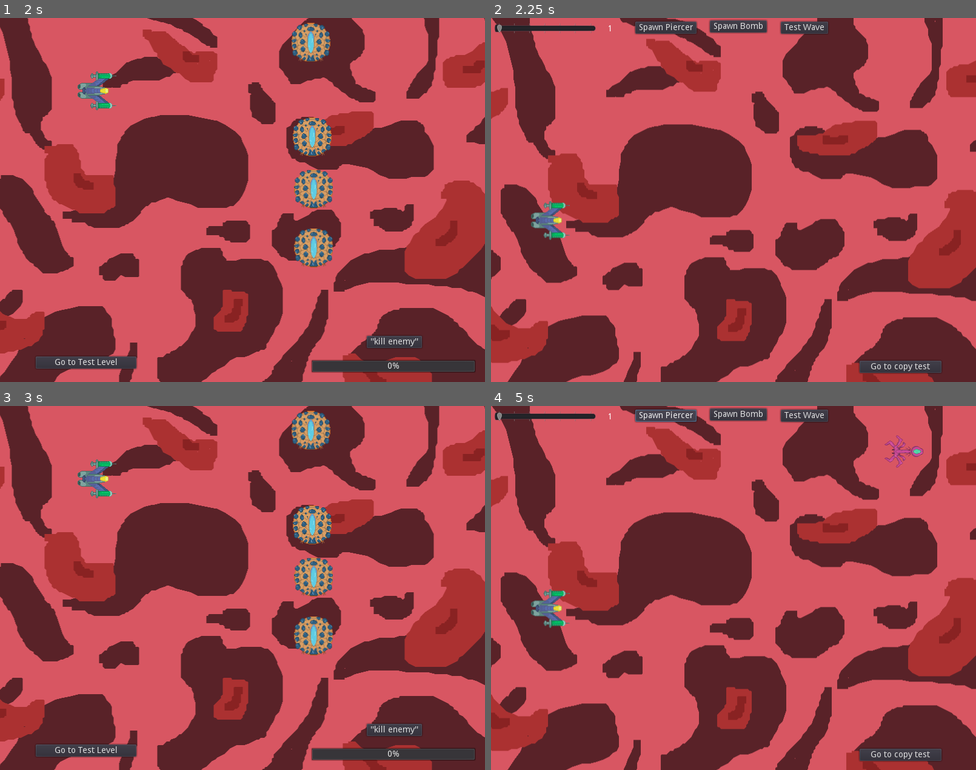
Above: before the commit, frames 1-4 (two rows, left to right).
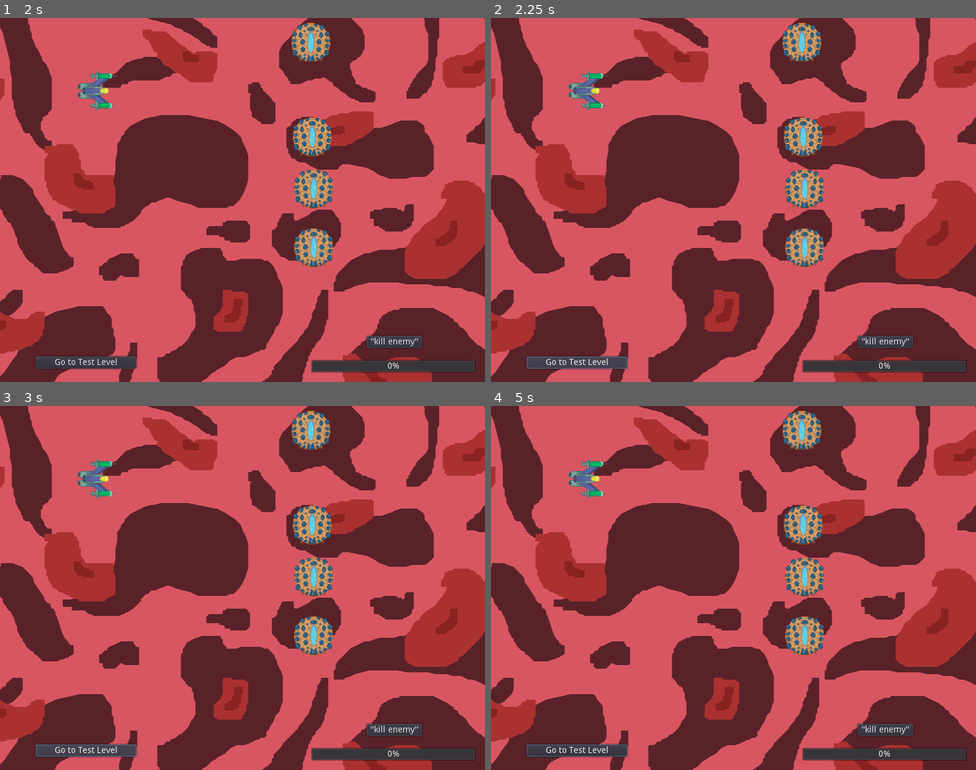
Above: after the commit, the same moments.

Repository: Yerdun/Pathogen
Game: Godot game, scene res://Assets/Scenes/Test Scenes/Title.tscn
Two runs of this game, one before a commit and one after it. Both use one fixed random seed, a clock stepped at 60 frames per second and the inputs below. This scene is started directly instead of the project's main scene. Sound files missing from this copy of the repository are replaced by a short silence.
Inputs (mouse positions are in pixels of both pictures, inside the frame that each line leads up to):
- Up to frame 1 (2 s): click "Play" at 0.5 s; click "Go to copy test" at 1.25 s
- Up to frame 2 (2.25 s): click "Go to Test Level" at 2 s
- Up to frame 3 (3 s): click "Go to copy test" (after the commit: "Go to Test Level") at 2.75 s
- Up to frame 4 (5 s): click "Go to Test Level" at 3.5 s; click (665, 416) at 4.25 s, where only the run before the commit has a clickable "Spawn Piercer"

Frame 1 is identical in both runs. In frame 2, 37% of the frame differs, in the area x 0-100%, y 0-100%; in frame 3, less than 0.1%; in frame 4, 37%.
Error after the commit: Attempt to call function 'play' in base 'null instance' on a null instance. (res://Assets/Scenes/Test)

Commit message:
Added a click noise on the title screen button
This is done to demonstrate that the clicky noise works. To be honest I don't really like the clicky noise so we could remove afterward... or maybe I should just make a better clicky noise

Diff:
--- a/Assets/Scenes/Test Scenes/Title.tscn
+++ b/Assets/Scenes/Test Scenes/Title.tscn
@@ -7,6 +7,7 @@
 [ext_resource path="res://Assets/Scenes/Music Handlers/Music Handler.tscn" type="PackedScene" id=5]
 [ext_resource path="res://Assets/Sounds/Menu Music/Pathogen menu intro.ogg" type="AudioStream" id=6]
 [ext_resource path="res://Assets/Sounds/Menu Music/Pathogen menu loop(fixed).ogg" type="AudioStream" id=7]
+[ext_resource path="res://Assets/Sounds/Other Sounds/menu_click.wav" type="AudioStream" id=8]
 
 [sub_resource type="SpriteFrames" id=1]
 animations = [ {
@@ -35,6 +36,9 @@
 "_edit_use_anchors_": false
 }
 
+[node name="Click Noise" type="AudioStreamPlayer" parent="Button"]
+stream = ExtResource( 8 )
+
 [node name="Music handler" parent="." instance=ExtResource( 5 )]
 intro = ExtResource( 6 )
 loop = ExtResource( 7 )
--- a/Assets/Scenes/Test Scenes/go to test.gd
+++ b/Assets/Scenes/Test Scenes/go to test.gd
@@ -17,4 +17,5 @@
 
 
 func _on_Button_pressed() -> void:
+	$"Click Noise".play()
 	get_tree().change_scene("res://Assets/Scenes/Test Scenes/Test Level.tscn")
Not shown: 1 places in Assets/Scenes/Test Scenes/Title.tscn that only renumber resources
